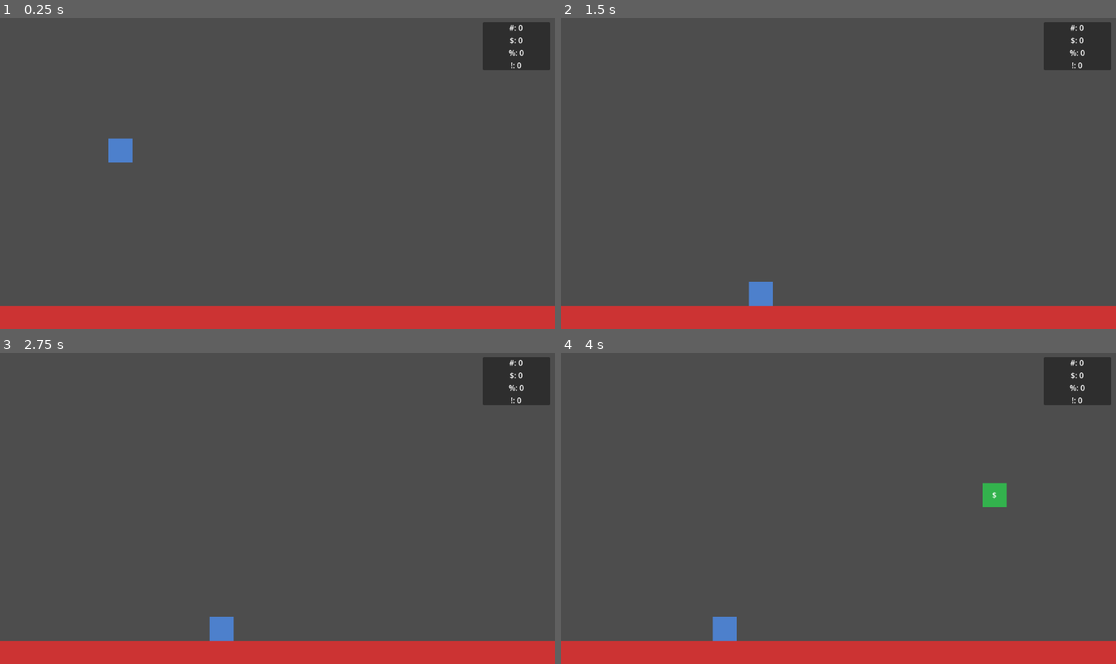
Above: before the commit, frames 1-4 (two rows, left to right).
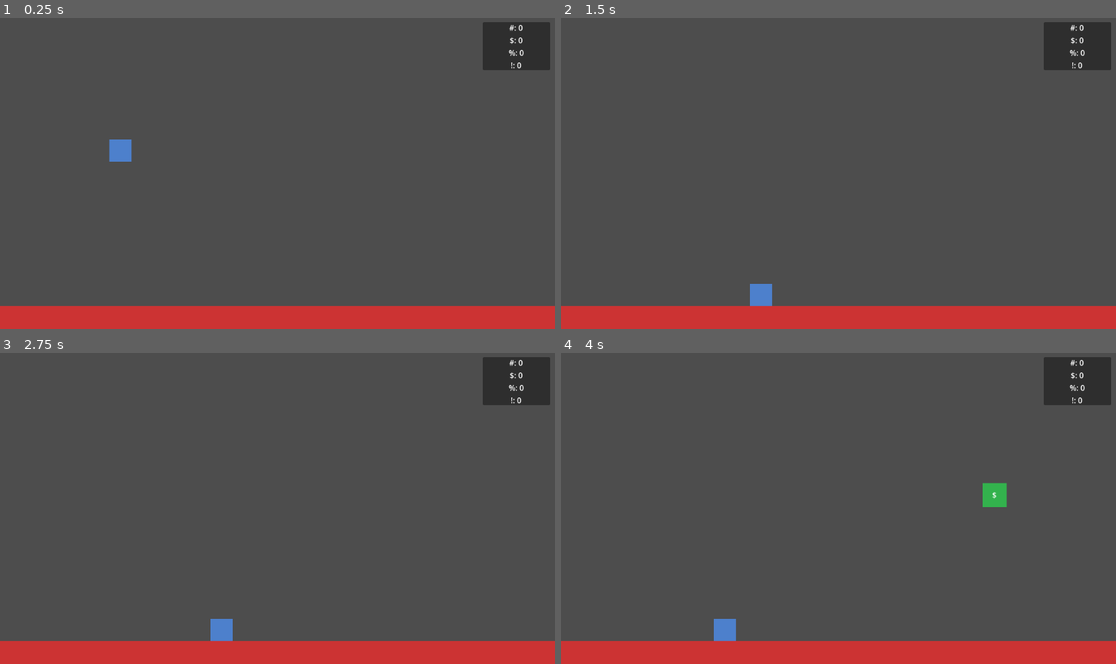
Above: after the commit, the same moments.

Repository: JustinLycklama/GodotVibeCode
Game: Godot game, scene res://scenes/main.tscn
Same seed, same stepped clock (60 frames per second), same inputs: the game is played once before the commit and once after it.
Inputs (mouse positions are in pixels of both pictures, inside the frame that each line leads up to):
- Up to frame 1 (0.25 s): no input
- Up to frame 2 (1.5 s): tap Enter (ui_accept) at 0.5, 0.77 s; move the mouse to (960, 157) at 0.52 s; hold Right (ui_right) 0.53-1.28 s; click (960, 157) at 0.67 s; move the mouse to (727, 189) at 1.27 s; hold Left (ui_left) from 1.28 s (still down)
- Up to frame 3 (2.75 s): tap Enter (ui_accept) at 1.52 s; move the mouse to (333, 440) at 2.02 s; release Left (ui_left) at 2.03 s; hold Right (ui_right) from 2.03 s (still down)
- Up to frame 4 (4 s): move the mouse to (810, 570) at 2.77 s; release Right (ui_right) at 2.78 s; hold Up (ui_up) 2.78-3.53 s; click (810, 570) at 2.92 s; tap Enter (ui_accept) at 3.02, 3.77 s; move the mouse to (1005, 555) at 3.52 s; hold Left (ui_left) from 3.53 s (still down)

The runs differ from the first frame. In frame 1, less than 0.1% of the frame differs, in the area x 19-24%, y 38-47%; in frame 2, less than 0.1%; in frame 3, less than 0.1%, in the area x 37-43%, y 84-93%; in frame 4, less than 0.1%.

Commit message:
improved player physics with block pickup. can move around smoothly without clipping into blocks

Diff:
--- a/scenes/game_block.tscn
+++ b/scenes/game_block.tscn
@@ -1,4 +1,4 @@
-[gd_scene load_steps=3 format=3]
+[gd_scene load_steps=3 format=3 uid="uid://ba2fqo5wflgcx"]
 
 [ext_resource type="Script" path="res://scripts/game_block.gd" id="1_block"]
 
--- a/scenes/main.tscn
+++ b/scenes/main.tscn
@@ -5,7 +5,7 @@
 [ext_resource type="Script" path="res://scripts/resource_ui.gd" id="3_resource_ui"]
 
 [sub_resource type="RectangleShape2D" id="RectangleShape2D_player"]
-size = Vector2(50, 50)
+size = Vector2(46, 46)
 
 [sub_resource type="RectangleShape2D" id="RectangleShape2D_ground"]
 size = Vector2(1600, 50)
@@ -17,10 +17,10 @@
 script = ExtResource("1_box")
 
 [node name="ColorRect" type="ColorRect" parent="Player"]
-offset_left = -25.0
-offset_top = -25.0
-offset_right = 25.0
-offset_bottom = 25.0
+offset_left = -23.0
+offset_top = -23.0
+offset_right = 23.0
+offset_bottom = 23.0
 color = Color(0.3, 0.5, 0.8, 1)
 
 [node name="CollisionShape2D" type="CollisionShape2D" parent="Player"]
--- a/scripts/box_controller.gd
+++ b/scripts/box_controller.gd
@@ -7,6 +7,10 @@
 # Block pickup system
 var held_block: StaticBody2D = null
 const HELD_BLOCK_OFFSET := Vector2(0, -50)  # Block appears above player's head
+
+
+func _ready() -> void:
+	add_to_group("player")
 
 
 func _physics_process(delta: float) -> void:
@@ -28,9 +32,43 @@
 
 	move_and_slide()
 
+	# Push any overlapping falling blocks up out of the way
+	_push_overlapping_blocks_up()
+
 	# Update held block position to follow player
 	if held_block and is_instance_valid(held_block):
 		held_block.global_position = global_position + HELD_BLOCK_OFFSET
+
+
+func _push_overlapping_blocks_up() -> void:
+	const PLAYER_HALF := 23.0
+	const BLOCK_HALF := 25.0
+
+	# Check all registered blocks for overlap
+	for block in MatchManager.blocks:
+		if not is_instance_valid(block):
+			continue
+		# Skip settled blocks (they have physics collision) and held block
+		if block._settled or block == held_block:
+			continue
+
+		# Check for overlap using AABB
+		var player_left: float = global_position.x - PLAYER_HALF
+		var player_right: float = global_position.x + PLAYER_HALF
+		var player_top: float = global_position.y - PLAYER_HALF
+		var player_bottom: float = global_position.y + PLAYER_HALF
+
+		var block_left: float = block.global_position.x - BLOCK_HALF
+		var block_right: float = block.global_position.x + BLOCK_HALF
+		var block_top: float = block.global_position.y - BLOCK_HALF
+		var block_bottom: float = block.global_position.y + BLOCK_HALF
+
+		var x_overlap: bool = player_left < block_right and player_right > block_left
+		var y_overlap: bool = player_top < block_bottom and player_bottom > block_top
+
+		if x_overlap and y_overlap:
+			# Push the block up so its bottom is at player's top
+			block.global_position.y = player_top - BLOCK_HALF
 
 
 func _input(event: InputEvent) -> void:
--- a/scripts/game_block.gd
+++ b/scripts/game_block.gd
@@ -9,6 +9,7 @@
 
 # Fall settings
 const FALL_SPEED := 200.0  # pixels per second
+const BLOCK_SIZE := 50.0
 
 var _settled := false
 
@@ -39,9 +40,58 @@
 		position = landing_pos
 		grid_row = landing_row
 		_settle()
-	else:
-		# Continue falling
-		position.y += FALL_SPEED * delta
+		return
+
+	# Calculate next position
+	var next_y := position.y + FALL_SPEED * delta
+
+	# Check for collision with player or held block before moving
+	var player = get_tree().get_first_node_in_group("player")
+	if player:
+		# Check collision with player (player is 46x46, half = 23)
+		if _would_collide_with(player.global_position, next_y, 23.0):
+			# Hover above player - don't move down
+			return
+
+		# Check collision with held block (if any and not self) - held block is 50x50
+		if player.held_block and player.held_block != self:
+			if _would_collide_with(player.held_block.global_position, next_y, 25.0):
+				# Hover above held block - don't move down
+				return
+
+	# Check collision with other falling (unsettled) blocks
+	for other_block in MatchManager.blocks:
+		if other_block == self or not is_instance_valid(other_block):
+			continue
+		# Only check against unsettled blocks that are below us (hovering)
+		if not other_block._settled and other_block.global_position.y > position.y:
+			if _would_collide_with(other_block.global_position, next_y, 25.0):
+				# Hover above the other falling block
+				return
+
+	# No collision, continue falling
+	position.y = next_y
+
+
+func _would_collide_with(other_pos: Vector2, next_y: float, other_half_size: float = 25.0) -> bool:
+	# Simple AABB collision check
+	var my_half := BLOCK_SIZE / 2.0
+
+	var my_left := position.x - my_half
+	var my_right := position.x + my_half
+	var my_top := next_y - my_half
+	var my_bottom := next_y + my_half
+
+	var other_left := other_pos.x - other_half_size
+	var other_right := other_pos.x + other_half_size
+	var other_top := other_pos.y - other_half_size
+	var other_bottom := other_pos.y + other_half_size
+
+	# Check for overlap
+	var x_overlap := my_left < other_right and my_right > other_left
+	var y_overlap := my_top < other_bottom and my_bottom > other_top
+
+	return x_overlap and y_overlap
 
 
 func _settle() -> void:
